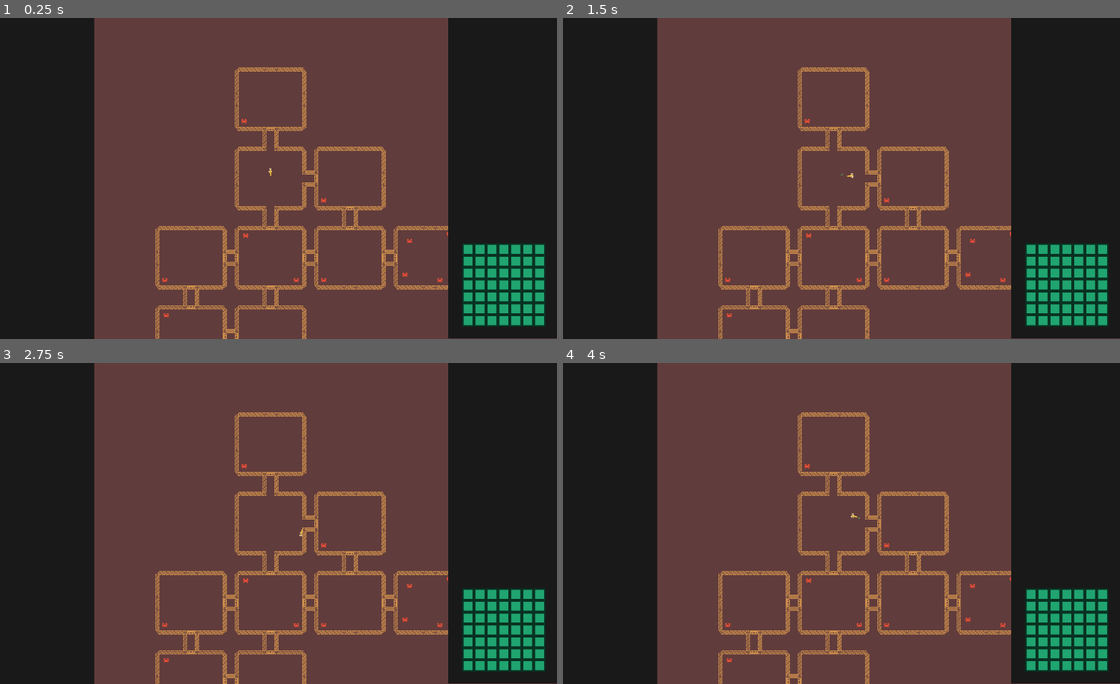
Above: before the commit, frames 1-4 (two rows, left to right).
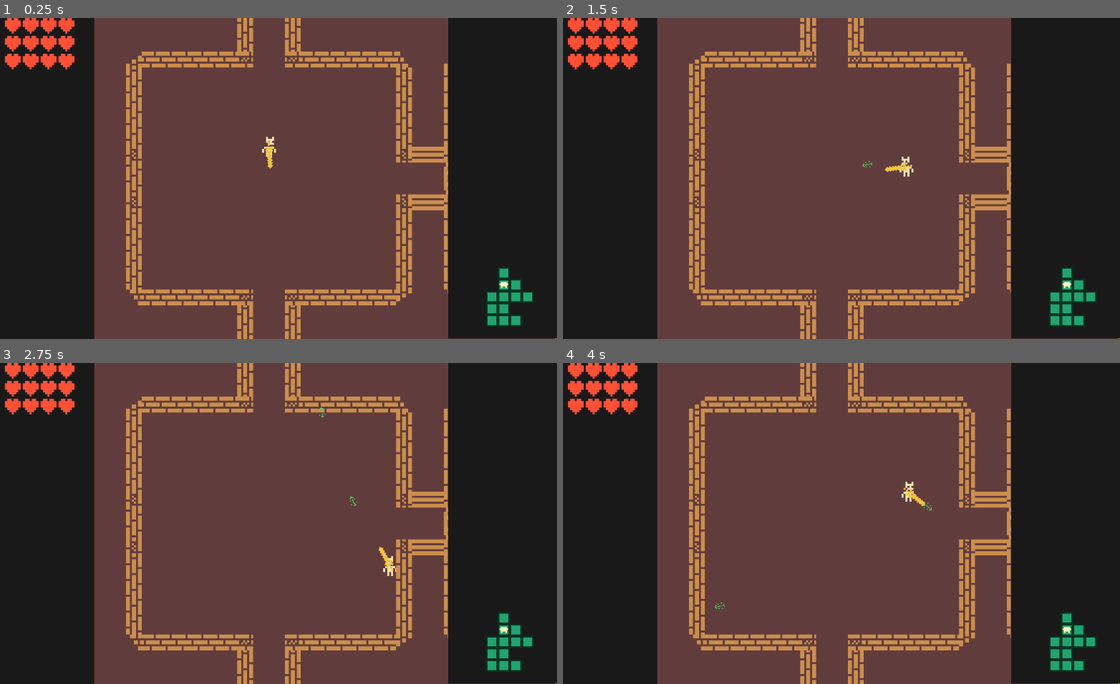
Above: after the commit, the same moments.

Repository: tojaku-classroom/godot-platforma-4
Game: Godot game, scene res://Scenes/Levels/level_1.tscn
Same seed, same stepped clock (60 frames per second), same inputs: the game is played once before the commit and once after it.
Inputs (mouse positions are in pixels of both pictures, inside the frame that each line leads up to):
- Up to frame 1 (0.25 s): no input
- Up to frame 2 (1.5 s): tap Enter at 0.5 s; move the mouse to (958, 162) at 0.52 s; press the mouse at (958, 162) at 0.53 s; hold D (move_right) 0.53-1.28 s; move the mouse to (718, 194) at 1.27 s; release the mouse at (718, 194) at 1.28 s; hold S (move_down) from 1.28 s (still down); click (718, 194) at 1.35 s
- Up to frame 3 (2.75 s): move the mouse to (328, 452) at 2.02 s; release S (move_down) at 2.03 s; press the mouse at (328, 452) at 2.03 s; hold D (move_right) from 2.03 s (still down)
- Up to frame 4 (4 s): move the mouse to (808, 587) at 2.77 s; release D (move_right) at 2.78 s; release the mouse at (808, 587) at 2.78 s; hold W (move_up) 2.78-3.53 s; click (808, 587) at 2.85 s; move the mouse to (1003, 571) at 3.52 s; press the mouse at (1003, 571) at 3.53 s; hold A (move_left) from 3.53 s (still down)

The runs differ from the first frame. In frame 1, 15% of the frame differs, in the area x 0-100%, y 0-100%; in frame 2, 16%; in frame 3, 15%; in frame 4, 15%.

Commit message:
Minimap, health bar

Diff:
--- a/roguelike/Scenes/Levels/level_1.tscn
+++ b/roguelike/Scenes/Levels/level_1.tscn
@@ -8,6 +8,7 @@
 [ext_resource type="PackedScene" uid="uid://g16331534m5t" path="res://Scenes/Rooms/room_enemy2.tscn" id="4_jv26f"]
 [ext_resource type="PackedScene" uid="uid://byoq4j8egjuub" path="res://Scenes/Rooms/room_enemy4.tscn" id="5_5f3p6"]
 [ext_resource type="PackedScene" uid="uid://b6texysdmryj3" path="res://Scenes/Rooms/room_item.tscn" id="6_jv26f"]
+[ext_resource type="Texture2D" uid="uid://cbm17r6wgxe0" path="res://Sprites/Items/heart_full.tres" id="9_hwvp3"]
 [ext_resource type="Script" uid="uid://n81dvchsgjs3" path="res://Scripts/minimap.gd" id="9_u5ghp"]
 [ext_resource type="Texture2D" uid="uid://bu5iiwgowsr50" path="res://Sprites/Items/minimap_room.tres" id="10_hwvp3"]
 
@@ -27,6 +28,7 @@
 [node name="Camera2D" type="Camera2D" parent="."]
 position = Vector2(575, 308)
 offset = Vector2(1, 16)
+zoom = Vector2(4, 4)
 script = ExtResource("3_3mqfk")
 
 [node name="CanvasLayer" type="CanvasLayer" parent="."]
@@ -37,6 +39,77 @@
 offset_right = 220.0
 grow_vertical = 2
 theme_override_styles/panel = SubResource("StyleBoxFlat_jv26f")
+
+[node name="PlayerHealth" type="GridContainer" parent="CanvasLayer/BorderLeft"]
+layout_mode = 1
+anchors_preset = 5
+anchor_left = 0.5
+anchor_right = 0.5
+offset_left = -70.0
+offset_right = 70.0
+offset_bottom = 104.0
+grow_horizontal = 2
+columns = 4
+
+[node name="Heart" type="TextureRect" parent="CanvasLayer/BorderLeft/PlayerHealth"]
+custom_minimum_size = Vector2(32, 32)
+layout_mode = 2
+texture = ExtResource("9_hwvp3")
+
+[node name="Heart2" type="TextureRect" parent="CanvasLayer/BorderLeft/PlayerHealth"]
+custom_minimum_size = Vector2(32, 32)
+layout_mode = 2
+texture = ExtResource("9_hwvp3")
+
+[node name="Heart3" type="TextureRect" parent="CanvasLayer/BorderLeft/PlayerHealth"]
+custom_minimum_size = Vector2(32, 32)
+layout_mode = 2
+texture = ExtResource("9_hwvp3")
+
+[node name="Heart4" type="TextureRect" parent="CanvasLayer/BorderLeft/PlayerHealth"]
+custom_minimum_size = Vector2(32, 32)
+layout_mode = 2
+texture = ExtResource("9_hwvp3")
+
+[node name="Heart5" type="TextureRect" parent="CanvasLayer/BorderLeft/PlayerHealth"]
+custom_minimum_size = Vector2(32, 32)
+layout_mode = 2
+texture = ExtResource("9_hwvp3")
+
+[node name="Heart6" type="TextureRect" parent="CanvasLayer/BorderLeft/PlayerHealth"]
+custom_minimum_size = Vector2(32, 32)
+layout_mode = 2
+texture = ExtResource("9_hwvp3")
+
+[node name="Heart7" type="TextureRect" parent="CanvasLayer/BorderLeft/PlayerHealth"]
+custom_minimum_size = Vector2(32, 32)
+layout_mode = 2
+texture = ExtResource("9_hwvp3")
+
+[node name="Heart8" type="TextureRect" parent="CanvasLayer/BorderLeft/PlayerHealth"]
+custom_minimum_size = Vector2(32, 32)
+layout_mode = 2
+texture = ExtResource("9_hwvp3")
+
+[node name="Heart9" type="TextureRect" parent="CanvasLayer/BorderLeft/PlayerHealth"]
+custom_minimum_size = Vector2(32, 32)
+layout_mode = 2
+texture = ExtResource("9_hwvp3")
+
+[node name="Heart10" type="TextureRect" parent="CanvasLayer/BorderLeft/PlayerHealth"]
+custom_minimum_size = Vector2(32, 32)
+layout_mode = 2
+texture = ExtResource("9_hwvp3")
+
+[node name="Heart11" type="TextureRect" parent="CanvasLayer/BorderLeft/PlayerHealth"]
+custom_minimum_size = Vector2(32, 32)
+layout_mode = 2
+texture = ExtResource("9_hwvp3")
+
+[node name="Heart12" type="TextureRect" parent="CanvasLayer/BorderLeft/PlayerHealth"]
+custom_minimum_size = Vector2(32, 32)
+layout_mode = 2
+texture = ExtResource("9_hwvp3")
 
 [node name="BorderRight" type="Panel" parent="CanvasLayer"]
 anchors_preset = 11
--- a/roguelike/Scripts/minimap.gd
+++ b/roguelike/Scripts/minimap.gd
@@ -6,4 +6,26 @@
 var room_texture: Texture = preload("res://Sprites/Items/minimap_room.tres")
 var player_room_texture: Texture = preload("res://Sprites/Items/minimap_player_room.tres")
 
-# NASTAVAK
+func _ready() -> void:
+	GlobalSignals.OnPlayerEnterRoom.connect(_on_player_enter_room)
+
+func _on_player_enter_room(room: Room):
+	if not room_gen:
+		room_gen = get_node("/root/Main/RoomGeneration")
+		for child in get_children():
+			if child is TextureRect:
+				icons.append(child)
+
+	for x in range(room_gen.map_size):
+		for y in range(room_gen.map_size):
+			var r = room_gen.get_room_from_map(x, y)
+			var i = x + y * room_gen.map_size
+
+			if i >= len(icons):
+				continue
+			if not r:
+				icons[i].texture = null
+			elif r == room:
+				icons[i].texture = player_room_texture
+			else:
+				icons[i].texture = room_texture
Not shown: 1 places in roguelike/Scenes/Levels/level_1.tscn that only renumber resources
